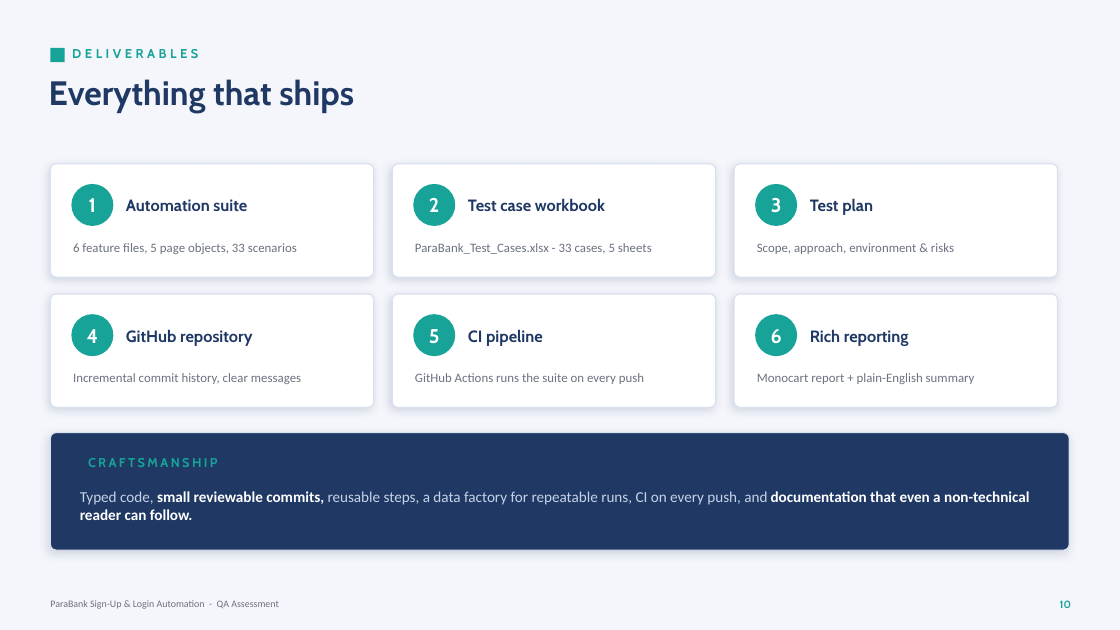
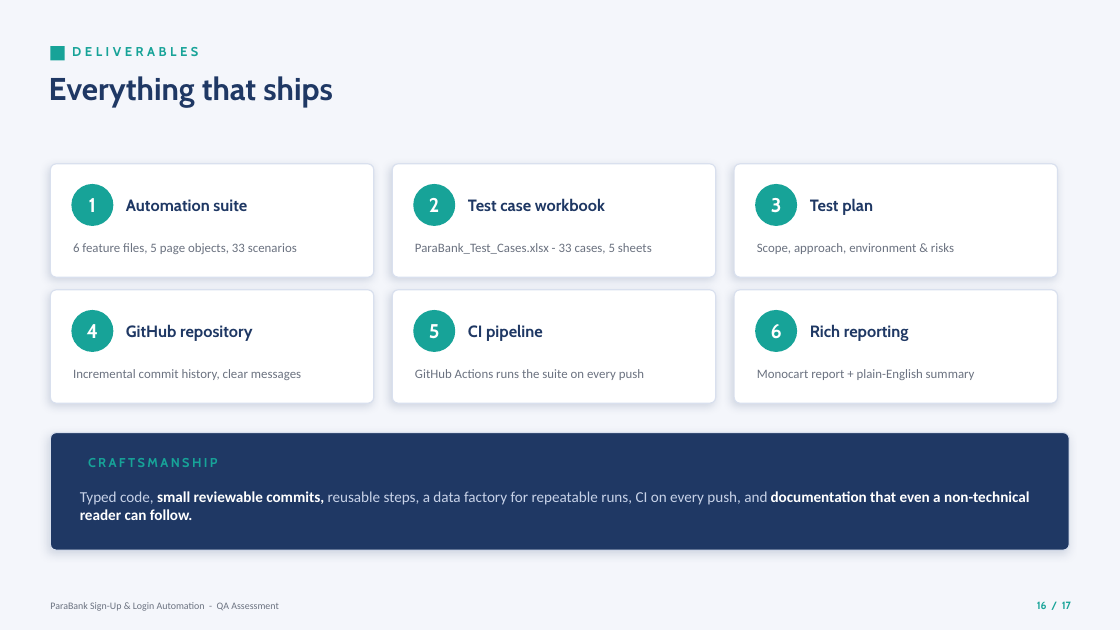
Before and after one commit to ashikmohamed86-svg/parabank-automation, a slide deck: slide 16 of presentation/ParaBank_Assessment_Demo.pptx (slide 10 before the commit). Drawn at 1120x630 pixels with LibreOffice and Linux fonts; fonts in the diff are those of the drawing. Boxes give left, top, right and bottom in pixels: in the first picture for what was removed or moved away, otherwise in the second. Text is boxed around its words. In the diff, an @@ line names an element or a change of style, - is before the commit and + after.

```diff
--- a/presentation/ParaBank_Assessment_Demo.pptx
+++ b/presentation/ParaBank_Assessment_Demo.pptx
@@ text "Everything that ships" at [49, 76, 333, 107]: size 29 to 27 pt @@
@@ 9 texts, 6 rounded rectangles: place and size @@
-9 texts, 6 rounded rectangles at [50, 294, 1058, 408]
+9 texts, 6 rounded rectangles at [50, 290, 1058, 403]
@@ text at [1037, 601, 1071, 609]: text changed @@
-10
+16 / 17
```
Also in this commit, not shown: 8 other slides changed, 8 slides added, 2 slides removed.
